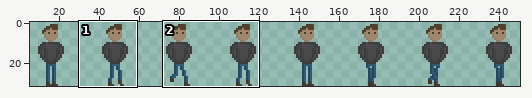
Sprite sheet -- Gambling Simulator/Assets/Sprites/Characters/Man/Man Walking.png. The first picture is a wide view before the edit; the outline marks the close-up.
Close-up. Before:
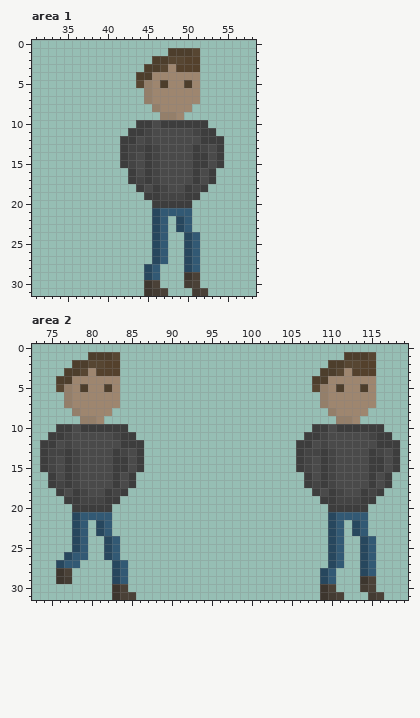
The file is 256x32 pixels. Colours within 5 levels of each other are drawn and written as one. Shown: area 1: x 31..58, y 0..31; area 2: x 73..119, y 0..31. The wide view leaves out empty margins.
The result:
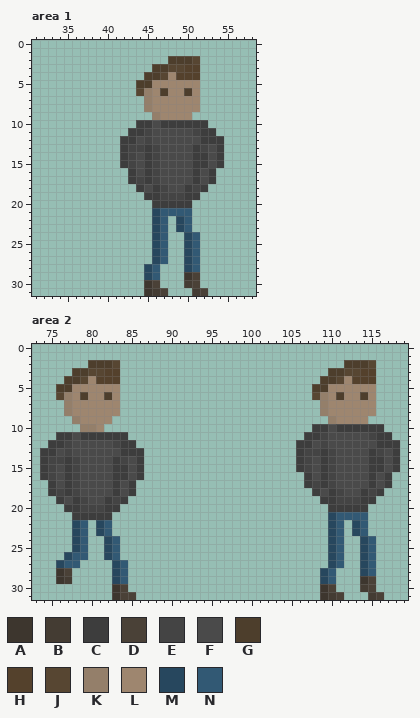
Palette (. is transparent): A #3d362e  B #443c33  C #3d3d3d  D #4a4137  E #444444  F #4a4a4a  G #4d3e2c  H #54412c  J #574632  K #947f6a  L #9e866f  M #27475e  N #325974
Change:
Area 1:
y 1: x 48..51 GGGJ -> ....
y 2: x 46..51 GGJJHH -> ..GGGJ
y 3: x 45 G -> .; x 47..49 JLH -> GJJ
y 4: x 44 G -> .; x 46..47 LL -> GJ; x 49..51 LLL -> HHH
y 5: x 44..45 JK -> GG; x 47 G -> L; x 50 G -> L
y 6: x 44 . -> J; x 47 L -> G; x 50 L -> G
y 8: x 45..46 .K -> KL; x 51 . -> L
y 9: x 46..48 .KK -> KLL; x 50 . -> L
Area 2:
y 1: x 80..83 GGGJ -> ....; x 112..115 GGGJ -> ....
y 2: x 78..83 GGJJHH -> ..GGGJ; x 110..115 GGJJHH -> ..GGGJ
y 3: x 77 G -> .; x 79..81 JLH -> GJJ; x 109 G -> .; x 111..113 JLH -> GJJ
y 4: x 76 G -> .; x 78..79 LL -> GJ; x 81..83 LLL -> HHH; x 108 G -> .; x 110..111 LL -> GJ; x 113..115 LLL -> HHH
y 5: x 76..77 JK -> GG; x 79 G -> L; x 82 G -> L; x 108..109 JK -> GG; x 111 G -> L; x 114 G -> L
y 6: x 76 . -> J; x 79 L -> G; x 82 L -> G; x 108 . -> J; x 111 L -> G; x 114 L -> G
y 8: x 77..78 .K -> KL; x 83 . -> L; x 109..110 .K -> KL; x 115 . -> L
y 9: x 78..80 .KK -> KLL; x 82 . -> L; x 110..112 .KK -> KLL; x 114 . -> L
y 10: x 76..84 CCFCCCCCC -> ...KKL...
y 11: x 75 C -> .; x 77 E -> C; x 79..83 FFFFE -> CCCCC; x 85 C -> .
y 12: x 74 C -> .; x 76 F -> C; x 83 F -> E; x 86 C -> .
y 13: x 75..78 EECE -> CFEF; x 83..85 CEF -> FCC
y 14: x 76 F -> E; x 84 C -> E
y 16: x 74..75 .C -> CE; x 84..86 FC. -> CFC
y 17: x 76 E -> F
y 18: x 75..79 .CFCE -> CECEF; x 82..85 CEC. -> FCFC
y 19: x 76..77 .C -> CF; x 80..81 EE -> FF; x 83..84 C. -> EC
y 20: x 77 . -> C; x 79..81 CCC -> EEE; x 83 . -> C
y 21: x 78..82 MNNNN -> CCCCC
Where, in picture pixels (left, top, right, bottom), the same in both close-ups:
changed: (136, 48, 200, 120)
changed: (40, 352, 144, 520)
changed: (312, 352, 376, 424)
